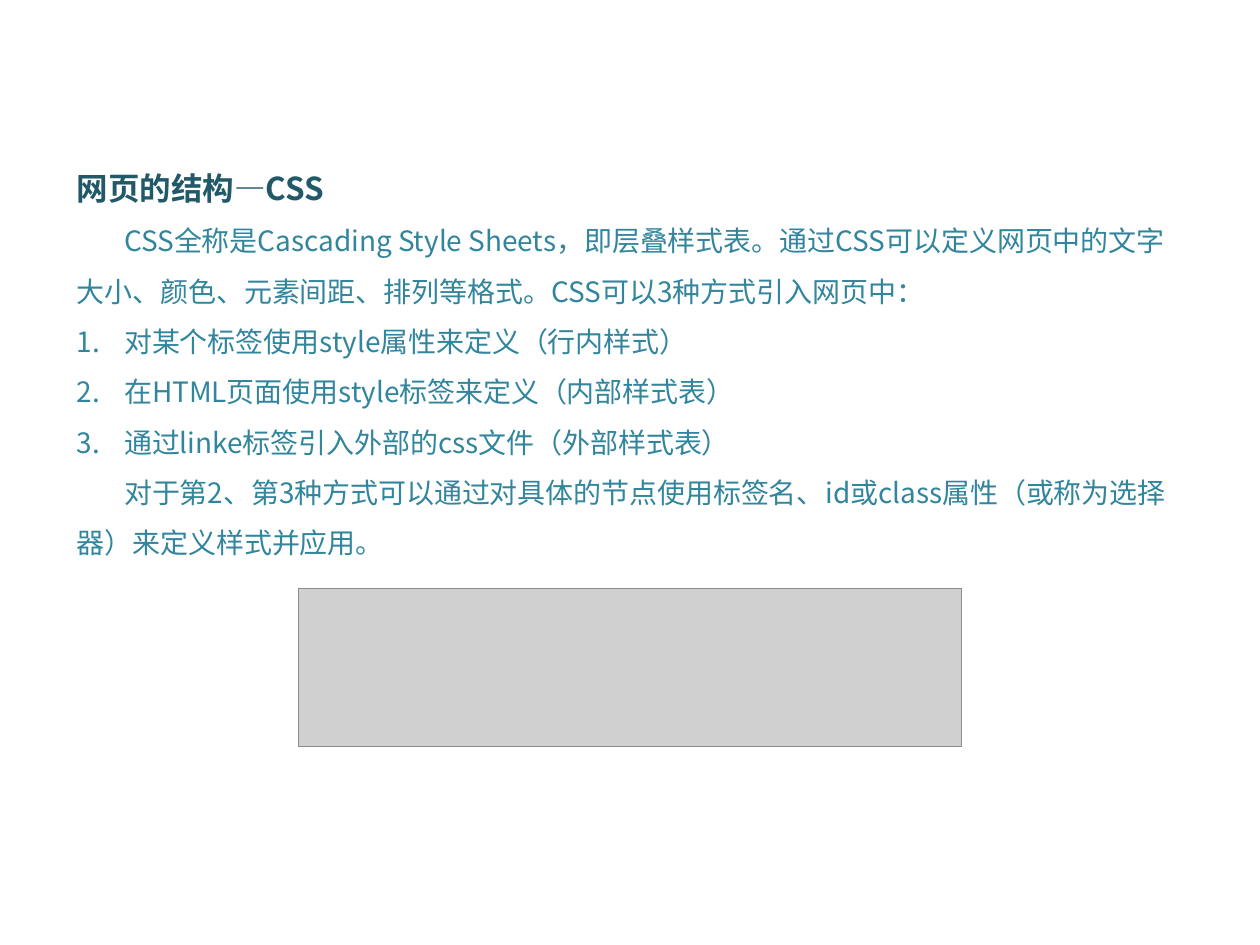
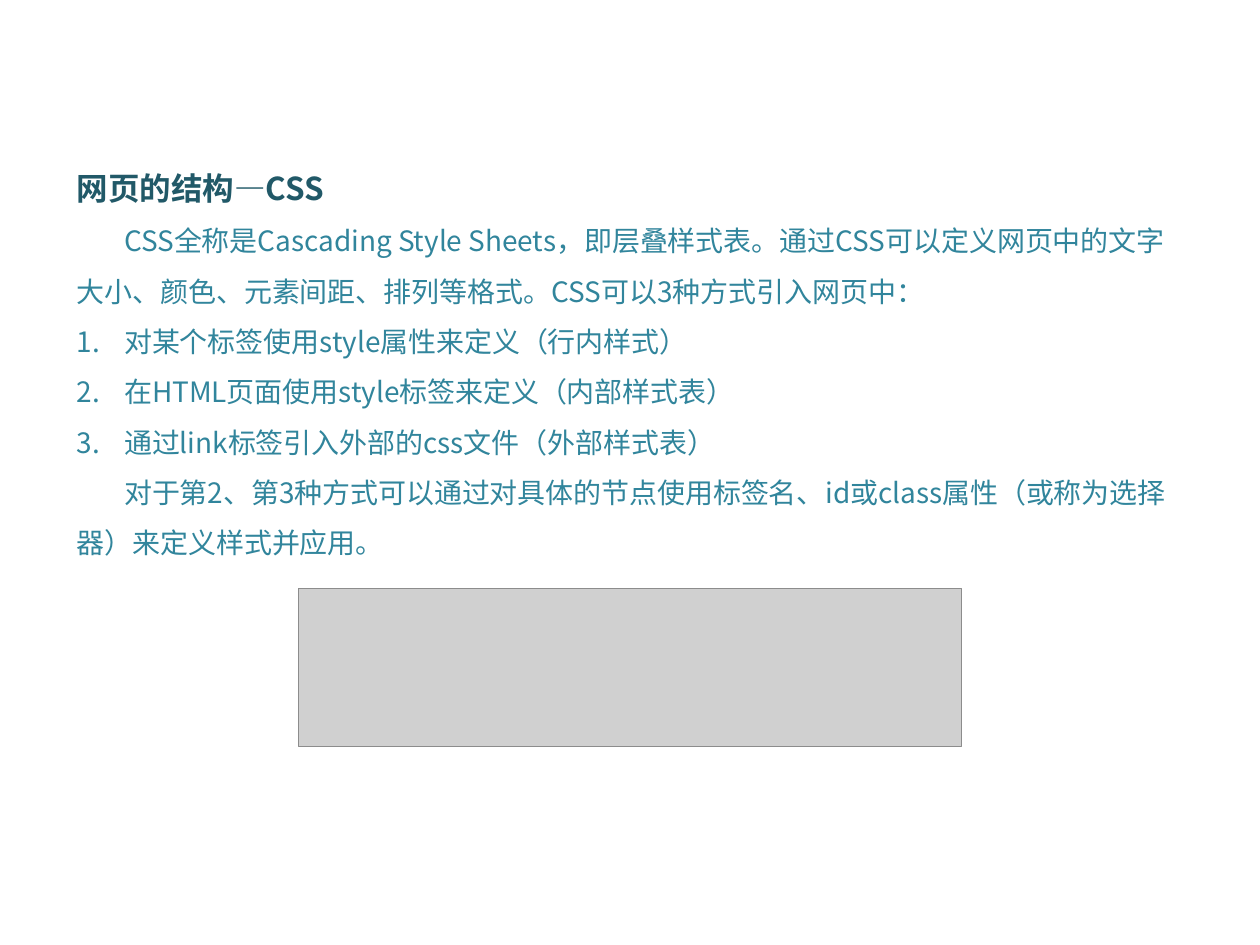
Before and after one commit to DataScienceCoding/Python-Web-Crawler, a slide deck: slide 25 of Python-Web-Crawler.pptx. Drawn at 1260x945 pixels with LibreOffice and Linux fonts; fonts in the diff are those of the drawing; grey boxes stand for pictures; background and template pictures are left out. Boxes give left, top, right and bottom in pixels: in the first picture for what was removed or moved away, otherwise in the second. Text is boxed around its words. In the diff, an @@ line names an element or a change of style, - is before the commit and + after.

```diff
--- a/Python-Web-Crawler.pptx
+++ b/Python-Web-Crawler.pptx
@@ text at box(124, 429, 715, 456): text changed @@
-3. 通过linke标签引入外部的css文件（外部样式表）
+3. 通过link标签引入外部的css文件（外部样式表）
```
Also in this commit, not shown: 1 other slide changed.
